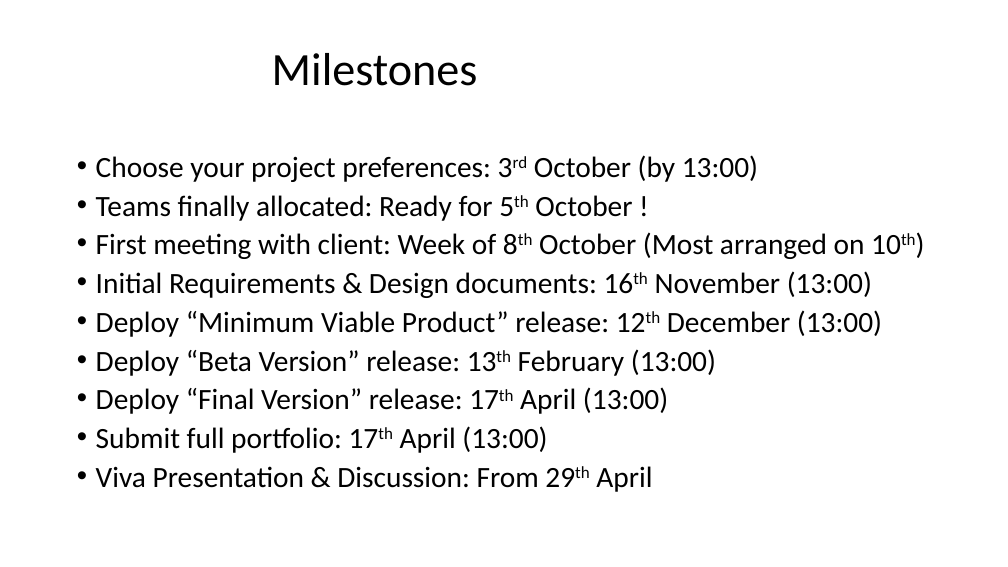
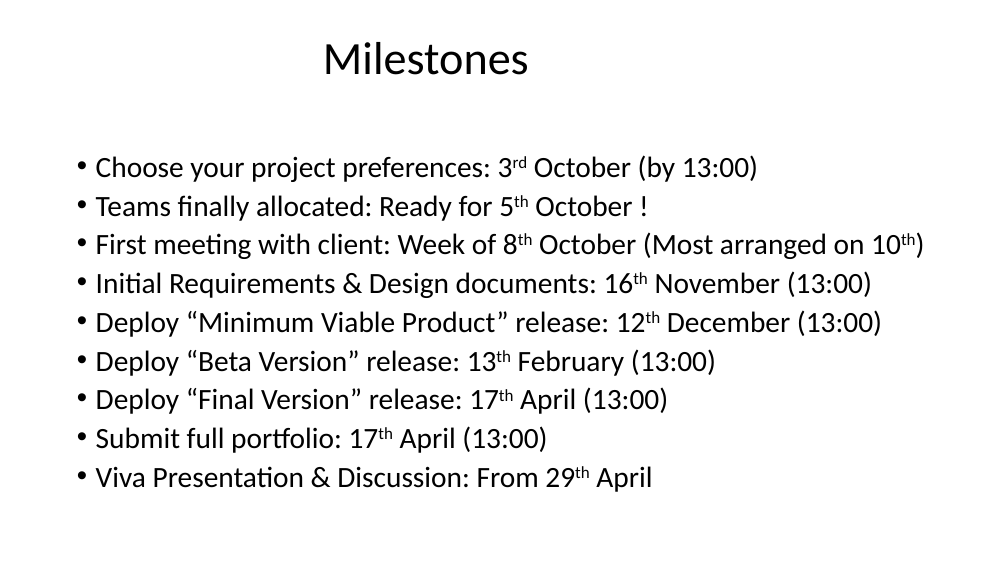
Before and after one commit to fossabot/SPE2018, a slide deck: slide 13 of Lecture Slides/01 Introduction.pptx (slide 12 before the commit). Drawn at 1008x567 pixels with LibreOffice and Linux fonts; fonts in the diff are those of the drawing; background and template pictures are left out. Boxes give left, top, right and bottom in pixels: in the first picture for what was removed or moved away, otherwise in the second. Text is boxed around its words. In the diff, an @@ line names an element or a change of style, - is before the commit and + after.

```diff
--- a/Lecture Slides/01 Introduction.pptx
+++ b/Lecture Slides/01 Introduction.pptx
@@ title "Milestones": place and size @@
-title "Milestones" at [272, 53, 478, 86]
+title "Milestones" at [323, 42, 529, 75]
```
Also in this commit, not shown: 13 other slides changed, 3 slides added, 1 slide removed.
